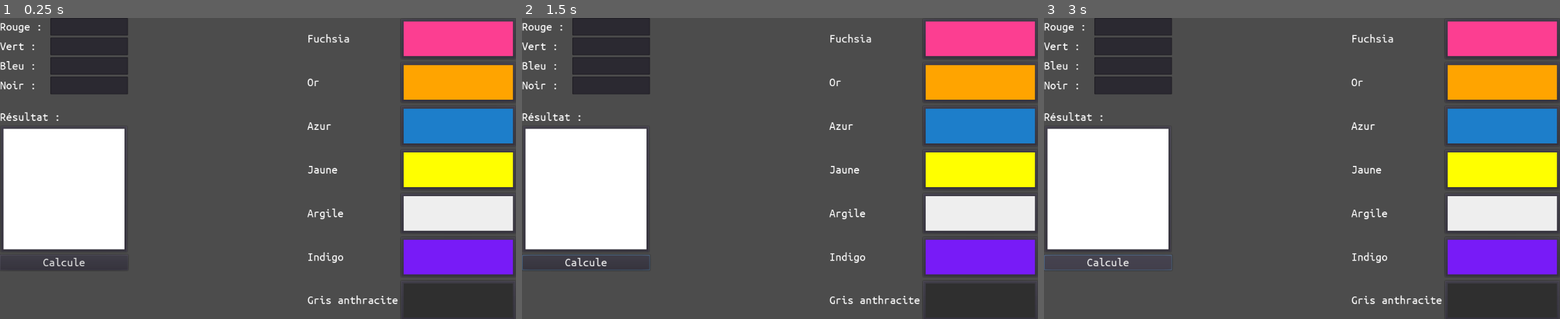
Above: before the commit, frames 1-3 (left to right).
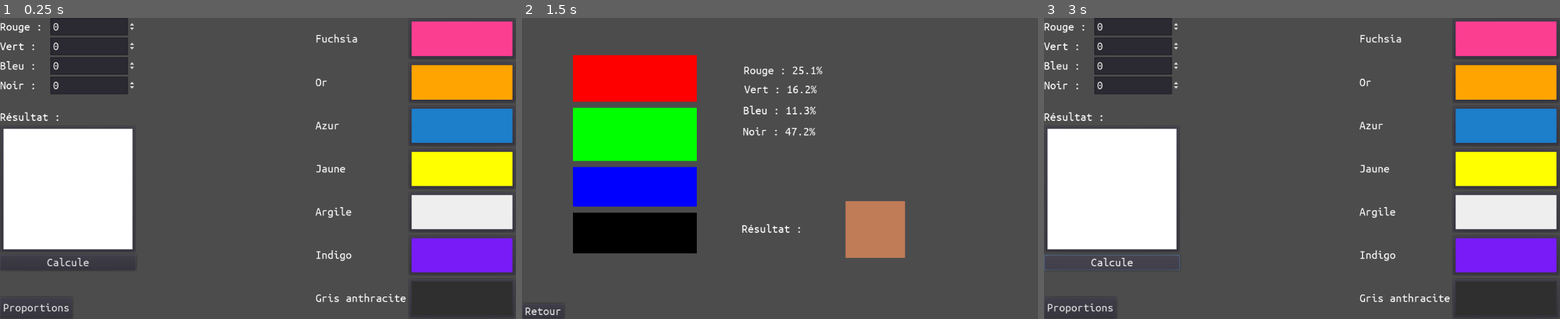
Above: after the commit, the same moments.

Repository: EnseignantGolfouse/Melange-de-couleurs
Game: Godot game, scene res://Main.tscn
The game is run twice, just before and just after one commit, with the same random seed, the same clock (stepped at 60 frames per second) and the same inputs.
Inputs (mouse positions are in pixels of both pictures, inside the frame that each line leads up to):
- Up to frame 1 (0.25 s): no input
- Up to frame 2 (1.5 s): click "Calcule" at 0.5 s; click (558, 306) at 1.25 s, where only the run after the commit has a clickable "Proportions"
- Up to frame 3 (3 s): click (1064, 309) at 2 s, where only the run after the commit has a clickable "Retour"; click "Calcule" at 2.75 s

The runs differ from the first frame. In frame 1, 4.1% of the frame differs, in the area x 0-100%, y 1-100%; in frame 2, 42%, in the area x 0-100%, y 0-100%; in frame 3, 4.1%.

Commit message:
Bassine de mélange proportionnée

Diff:
--- a/GridContainer.gd
+++ b/GridContainer.gd
@@ -1,15 +1,13 @@
 extends VBoxContainer
 
 func _on_Button_pressed():
-	var black: float = float($ColorSelection/InputBlack.text)
-	var red: float = float($ColorSelection/InputRed.text)
-	var green: float = float($ColorSelection/InputGreen.text)
-	var blue: float = float($ColorSelection/InputBlue.text)
+	var black: float = $ColorSelection/InputBlack.value
+	var red: float = $ColorSelection/InputRed.value
+	var green: float = $ColorSelection/InputGreen.value
+	var blue: float = $ColorSelection/InputBlue.value
 	var total: float = black + red + green + blue
 	if total != 0.0:
 		red *= 3/total
 		green *= 3/total
 		blue *= 3/total
-		print("red = ", red, ", green = ", green, ", blue = ", blue)
-
 		$ColorContainer/Color.color = Color(red, green, blue, 1.0)
--- /dev/null
+++ b/Main.gd
@@ -0,0 +1,5 @@
+extends Node
+
+
+func _on_ChangeToProportions_pressed():
+	get_tree().change_scene("res://Proportions/Proportions.tscn")
--- a/Main.tscn
+++ b/Main.tscn
@@ -1,6 +1,7 @@
-[gd_scene load_steps=4 format=2]
+[gd_scene load_steps=8 format=2]
 
 [ext_resource path="res://GridContainer.gd" type="Script" id=1]
+[ext_resource path="res://Main.gd" type="Script" id=2]
 
 [sub_resource type="DynamicFontData" id=1]
 font_path = "res://assets/fonts/UbuntuMono_Nerd_Font_Regular.ttf"
@@ -9,24 +10,33 @@
 size = 24
 font_data = SubResource( 1 )
 
-[node name="Main" type="Node2D"]
+[sub_resource type="DynamicFontData" id=3]
+font_path = "res://assets/fonts/UbuntuMono_Nerd_Font_Regular.ttf"
+
+[sub_resource type="DynamicFont" id=4]
+size = 24
+font_data = SubResource( 3 )
+
+[sub_resource type="Theme" id=5]
+default_font = SubResource( 4 )
+
+[node name="Main" type="Node"]
+script = ExtResource( 2 )
 
 [node name="HSplitContainer" type="HBoxContainer" parent="."]
 anchor_right = 1.0
 anchor_bottom = 1.0
-margin_right = 1025.0
-margin_bottom = 604.0
 __meta__ = {
 "_edit_use_anchors_": false
 }
 
 [node name="VBoxContainer" type="VBoxContainer" parent="HSplitContainer"]
-margin_right = 254.0
-margin_bottom = 604.0
+margin_right = 270.0
+margin_bottom = 600.0
 script = ExtResource( 1 )
 
 [node name="ColorSelection" type="GridContainer" parent="HSplitContainer/VBoxContainer"]
-margin_right = 254.0
+margin_right = 270.0
 margin_bottom = 152.0
 columns = 2
 
@@ -37,12 +47,12 @@
 custom_fonts/font = SubResource( 2 )
 text = "Rouge : "
 
-[node name="InputRed" type="LineEdit" parent="HSplitContainer/VBoxContainer/ColorSelection"]
+[node name="InputRed" type="SpinBox" parent="HSplitContainer/VBoxContainer/ColorSelection"]
 margin_left = 100.0
-margin_right = 254.0
+margin_right = 270.0
 margin_bottom = 35.0
-rect_pivot_offset = Vector2( -5.83508, -4.01366 )
-custom_fonts/font = SubResource( 2 )
+theme = SubResource( 5 )
+max_value = 1000.0
 __meta__ = {
 "_edit_use_anchors_": false
 }
@@ -54,13 +64,13 @@
 custom_fonts/font = SubResource( 2 )
 text = "Vert : "
 
-[node name="InputGreen" type="LineEdit" parent="HSplitContainer/VBoxContainer/ColorSelection"]
+[node name="InputGreen" type="SpinBox" parent="HSplitContainer/VBoxContainer/ColorSelection"]
 margin_left = 100.0
 margin_top = 39.0
-margin_right = 254.0
+margin_right = 270.0
 margin_bottom = 74.0
-rect_pivot_offset = Vector2( -4.7126, -4.01369 )
-custom_fonts/font = SubResource( 2 )
+theme = SubResource( 5 )
+max_value = 1000.0
 __meta__ = {
 "_edit_use_anchors_": false
 }
@@ -75,13 +85,13 @@
 "_edit_use_anchors_": false
 }
 
-[node name="InputBlue" type="LineEdit" parent="HSplitContainer/VBoxContainer/ColorSelection"]
+[node name="InputBlue" type="SpinBox" parent="HSplitContainer/VBoxContainer/ColorSelection"]
 margin_left = 100.0
 margin_top = 78.0
-margin_right = 254.0
+margin_right = 270.0
 margin_bottom = 113.0
-rect_pivot_offset = Vector2( -4.71265, -6.25859 )
-custom_fonts/font = SubResource( 2 )
+theme = SubResource( 5 )
+max_value = 1000.0
 __meta__ = {
 "_edit_use_anchors_": false
 }
@@ -93,22 +103,23 @@
 custom_fonts/font = SubResource( 2 )
 text = "Noir : "
 
-[node name="InputBlack" type="LineEdit" parent="HSplitContainer/VBoxContainer/ColorSelection"]
+[node name="InputBlack" type="SpinBox" parent="HSplitContainer/VBoxContainer/ColorSelection"]
 margin_left = 100.0
 margin_top = 117.0
-margin_right = 254.0
+margin_right = 270.0
 margin_bottom = 152.0
-custom_fonts/font = SubResource( 2 )
+theme = SubResource( 5 )
+max_value = 1000.0
 
 [node name="Separator" type="Label" parent="HSplitContainer/VBoxContainer"]
 margin_top = 156.0
-margin_right = 254.0
+margin_right = 270.0
 margin_bottom = 181.0
 custom_fonts/font = SubResource( 2 )
 
 [node name="ResultatLabel" type="Label" parent="HSplitContainer/VBoxContainer"]
 margin_top = 185.0
-margin_right = 254.0
+margin_right = 270.0
 margin_bottom = 210.0
 custom_fonts/font = SubResource( 2 )
 text = "Résultat :"
@@ -118,14 +129,14 @@
 
 [node name="ColorContainer" type="PanelContainer" parent="HSplitContainer/VBoxContainer"]
 margin_top = 214.0
-margin_right = 254.0
+margin_right = 270.0
 margin_bottom = 468.0
 rect_min_size = Vector2( 254, 254 )
 
 [node name="Color" type="ColorRect" parent="HSplitContainer/VBoxContainer/ColorContainer"]
 margin_left = 7.0
 margin_top = 7.0
-margin_right = 247.0
+margin_right = 263.0
 margin_bottom = 247.0
 __meta__ = {
 "_edit_use_anchors_": false
@@ -133,7 +144,7 @@
 
 [node name="Button" type="Button" parent="HSplitContainer/VBoxContainer"]
 margin_top = 472.0
-margin_right = 254.0
+margin_right = 270.0
 margin_bottom = 503.0
 custom_fonts/font = SubResource( 2 )
 text = "Calcule"
@@ -142,17 +153,17 @@
 }
 
 [node name="Separator" type="Label" parent="HSplitContainer"]
-margin_left = 258.0
-margin_top = 289.0
-margin_right = 606.0
-margin_bottom = 314.0
+margin_left = 274.0
+margin_top = 287.0
+margin_right = 622.0
+margin_bottom = 312.0
 custom_fonts/font = SubResource( 2 )
 text = "                             "
 
 [node name="ColorsPreset" type="GridContainer" parent="HSplitContainer"]
-margin_left = 610.0
-margin_right = 1120.0
-margin_bottom = 604.0
+margin_left = 626.0
+margin_right = 1024.0
+margin_bottom = 600.0
 size_flags_horizontal = 3
 columns = 2
 
@@ -168,7 +179,7 @@
 
 [node name="PanelFuchsia" type="PanelContainer" parent="HSplitContainer/ColorsPreset"]
 margin_left = 184.0
-margin_right = 510.0
+margin_right = 398.0
 margin_bottom = 82.0
 size_flags_horizontal = 3
 size_flags_vertical = 3
@@ -176,7 +187,7 @@
 [node name="Color" type="ColorRect" parent="HSplitContainer/ColorsPreset/PanelFuchsia"]
 margin_left = 7.0
 margin_top = 7.0
-margin_right = 319.0
+margin_right = 207.0
 margin_bottom = 75.0
 color = Color( 0.992157, 0.247059, 0.572549, 1 )
 __meta__ = {
@@ -193,7 +204,7 @@
 [node name="PanelGold" type="PanelContainer" parent="HSplitContainer/ColorsPreset"]
 margin_left = 184.0
 margin_top = 86.0
-margin_right = 510.0
+margin_right = 398.0
 margin_bottom = 168.0
 size_flags_horizontal = 3
 size_flags_vertical = 3
@@ -201,7 +212,7 @@
 [node name="Color" type="ColorRect" parent="HSplitContainer/ColorsPreset/PanelGold"]
 margin_left = 7.0
 margin_top = 7.0
-margin_right = 319.0
+margin_right = 207.0
 margin_bottom = 75.0
 color = Color( 1, 0.647059, 0, 1 )
 __meta__ = {
@@ -218,7 +229,7 @@
 [node name="PanelMagenta" type="PanelContainer" parent="HSplitContainer/ColorsPreset"]
 margin_left = 184.0
 margin_top = 172.0
-margin_right = 510.0
+margin_right = 398.0
 margin_bottom = 254.0
 size_flags_horizontal = 3
 size_flags_vertical = 3
@@ -226,7 +237,7 @@
 [node name="Color" type="ColorRect" parent="HSplitContainer/ColorsPreset/PanelMagenta"]
 margin_left = 7.0
 margin_top = 7.0
-margin_right = 319.0
+margin_right = 207.0
 margin_bottom = 75.0
 color = Color( 0.117647, 0.498039, 0.796078, 1 )
 __meta__ = {
@@ -246,7 +257,7 @@
 [node name="PanelYellow" type="PanelContainer" parent="HSplitContainer/ColorsPreset"]
 margin_left = 184.0
 margin_top = 258.0
-margin_right = 510.0
+margin_right = 398.0
 margin_bottom = 340.0
 size_flags_horizontal = 3
 size_flags_vertical = 3
@@ -254,7 +265,7 @@
 [node name="Color" type="ColorRect" parent="HSplitContainer/ColorsPreset/PanelYellow"]
 margin_left = 7.0
 margin_top = 7.0
-margin_right = 319.0
+margin_right = 207.0
 margin_bottom = 75.0
 color = Color( 1, 1, 0, 1 )
 __meta__ = {
@@ -274,7 +285,7 @@
 [node name="PanelArgile" type="PanelContainer" parent="HSplitContainer/ColorsPreset"]
 margin_left = 184.0
 margin_top = 344.0
-margin_right = 510.0
+margin_right = 398.0
 margin_bottom = 426.0
 size_flags_horizontal = 3
 size_flags_vertical = 3
@@ -282,7 +293,7 @@
 [node name="Color" type="ColorRect" parent="HSplitContainer/ColorsPreset/PanelArgile"]
 margin_left = 7.0
 margin_top = 7.0
-margin_right = 319.0
+margin_right = 207.0
 margin_bottom = 75.0
 color = Color( 0.937255, 0.937255, 0.937255, 1 )
 __meta__ = {
@@ -302,7 +313,7 @@
 [node name="PanelIndigo" type="PanelContainer" parent="HSplitContainer/ColorsPreset"]
 margin_left = 184.0
 margin_top = 430.0
-margin_right = 510.0
+margin_right = 398.0
 margin_bottom = 512.0
 size_flags_horizontal = 3
 size_flags_vertical = 3
@@ -310,7 +321,7 @@
 [node name="Color" type="ColorRect" parent="HSplitContainer/ColorsPreset/PanelIndigo"]
 margin_left = 7.0
 margin_top = 7.0
-margin_right = 319.0
+margin_right = 207.0
 margin_bottom = 75.0
 color = Color( 0.47451, 0.109804, 0.972549, 1 )
 __meta__ = {
@@ -330,7 +341,7 @@
 [node name="PanelBlack" type="PanelContainer" parent="HSplitContainer/ColorsPreset"]
 margin_left = 184.0
 margin_top = 516.0
-margin_right = 510.0
+margin_right = 398.0
 margin_bottom = 598.0
 size_flags_horizontal = 3
 size_flags_vertical = 3
@@ -338,11 +349,23 @@
 [node name="Color" type="ColorRect" parent="HSplitContainer/ColorsPreset/PanelBlack"]
 margin_left = 7.0
 margin_top = 7.0
-margin_right = 319.0
+margin_right = 207.0
 margin_bottom = 75.0
 color = Color( 0.188235, 0.188235, 0.188235, 1 )
 __meta__ = {
 "_edit_use_anchors_": false
 }
 
+[node name="ChangeToProportions" type="Button" parent="."]
+anchor_top = 1.0
+anchor_bottom = 1.0
+margin_top = -44.0
+margin_right = 144.0
+custom_fonts/font = SubResource( 2 )
+text = "Proportions"
+__meta__ = {
+"_edit_use_anchors_": false
+}
+
 [connection signal="pressed" from="HSplitContainer/VBoxContainer/Button" to="HSplitContainer/VBoxContainer" method="_on_Button_pressed"]
+[connection signal="pressed" from="ChangeToProportions" to="." method="_on_ChangeToProportions_pressed"]
--- /dev/null
+++ b/Proportions/Proportions.gd
@@ -0,0 +1,59 @@
+extends Node
+
+
+var red_percent: float = 0.5
+var green_percent: float = 0.25
+var blue_percent: float = 0.125
+var black_percent: float = 0.125
+
+
+func _ready():
+	$Silo1.split_offset = - $Silo1.rect_size.y / 4
+	$Silo1/Silo2.split_offset = - $Silo1/Silo2.rect_size.y / 6
+	$Silo1/Silo2/Silo3.split_offset = 0
+	self.recalculate()
+	self.update_labels()
+
+func _on_ChangeToMain_pressed():
+	get_tree().change_scene("res://Main.tscn")
+
+
+func recalculate():
+	var total: float = $Silo1.rect_size.y
+	var offset1: float = clamp(
+		$Silo1.split_offset + $Silo1.rect_size.y / 2,
+		0.0,
+		$Silo1.rect_size.y)
+	var offset2: float = clamp(
+		offset1 + $Silo1/Silo2.split_offset + $Silo1/Silo2.rect_size.y / 2,
+		offset1,
+		$Silo1.rect_size.y)
+	var offset3: float = clamp(
+		offset2 + $Silo1/Silo2/Silo3.split_offset + $Silo1/Silo2/Silo3.rect_size.y / 2,
+		offset2,
+		$Silo1.rect_size.y)
+	self.red_percent = offset1 / total
+	self.green_percent = (offset2 - offset1) / total
+	self.blue_percent = (offset3 - offset2) / total
+	self.black_percent = 1.0 - (self.red_percent + self.green_percent + self.blue_percent)
+
+	$ColorResult.color = Color(self.red_percent*3, self.green_percent*3, self.blue_percent*3, 1.0)
+
+func update_labels():
+	$RedQuantity.text = "Rouge : " + str(floor(self.red_percent * 1000) / 10) + "%"
+	$GreenQuantity.text = "Vert : " + str(floor(self.green_percent * 1000) / 10) + "%"
+	$BlueQuantity.text = "Bleu : " + str(floor(self.blue_percent * 1000) / 10) + "%"
+	$BlackQuantity.text = "Noir : " + str(floor(self.black_percent * 1000) / 10) + "%"
+
+
+func _on_Silo1_dragged(offset: int):
+	self.recalculate()
+	self.update_labels()
+
+func _on_Silo2_dragged(offset: int):
+	self.recalculate()
+	self.update_labels()
+
+func _on_Silo3_dragged(offset: int):
+	self.recalculate()
+	self.update_labels()
--- /dev/null
+++ b/Proportions/Proportions.tscn
@@ -0,0 +1,143 @@
+[gd_scene load_steps=4 format=2]
+
+[ext_resource path="res://Proportions/Proportions.gd" type="Script" id=1]
+
+[sub_resource type="DynamicFontData" id=1]
+font_path = "res://assets/fonts/UbuntuMono_Nerd_Font_Regular.ttf"
+
+[sub_resource type="DynamicFont" id=2]
+size = 24
+font_data = SubResource( 1 )
+
+[node name="Proportions" type="Node"]
+script = ExtResource( 1 )
+
+[node name="Silo1" type="VSplitContainer" parent="."]
+margin_left = 100.86
+margin_top = 73.8101
+margin_right = 346.86
+margin_bottom = 468.81
+__meta__ = {
+"_edit_group_": true,
+"_edit_use_anchors_": false
+}
+
+[node name="Red" type="ColorRect" parent="Silo1"]
+margin_right = 246.0
+margin_bottom = 191.0
+size_flags_vertical = 3
+color = Color( 1, 0, 0, 1 )
+
+[node name="Silo2" type="VSplitContainer" parent="Silo1"]
+margin_top = 203.0
+margin_right = 246.0
+margin_bottom = 395.0
+size_flags_vertical = 3
+
+[node name="Green" type="ColorRect" parent="Silo1/Silo2"]
+margin_right = 246.0
+margin_bottom = 90.0
+size_flags_vertical = 3
+color = Color( 0, 1, 0, 1 )
+__meta__ = {
+"_edit_use_anchors_": false
+}
+
+[node name="Silo3" type="VSplitContainer" parent="Silo1/Silo2"]
+margin_top = 102.0
+margin_right = 246.0
+margin_bottom = 192.0
+size_flags_vertical = 3
+
+[node name="Blue" type="ColorRect" parent="Silo1/Silo2/Silo3"]
+margin_right = 246.0
+margin_bottom = 39.0
+size_flags_vertical = 3
+color = Color( 0, 0, 1, 1 )
+
+[node name="Black" type="ColorRect" parent="Silo1/Silo2/Silo3"]
+margin_top = 51.0
+margin_right = 246.0
+margin_bottom = 90.0
+size_flags_vertical = 3
+color = Color( 0, 0, 0, 1 )
+
+[node name="ChangeToMain" type="Button" parent="."]
+anchor_top = 1.0
+anchor_bottom = 1.0
+margin_top = -31.0
+margin_right = 84.0
+custom_fonts/font = SubResource( 2 )
+text = "Retour"
+__meta__ = {
+"_edit_use_anchors_": false
+}
+
+[node name="RedQuantity" type="Label" parent="."]
+margin_left = 440.007
+margin_top = 91.5689
+margin_right = 524.007
+margin_bottom = 116.569
+custom_fonts/font = SubResource( 2 )
+text = "Rouge :"
+__meta__ = {
+"_edit_use_anchors_": false
+}
+
+[node name="GreenQuantity" type="Label" parent="."]
+margin_left = 441.196
+margin_top = 129.624
+margin_right = 513.196
+margin_bottom = 154.624
+custom_fonts/font = SubResource( 2 )
+text = "Vert :"
+__meta__ = {
+"_edit_use_anchors_": false
+}
+
+[node name="BlueQuantity" type="Label" parent="."]
+margin_left = 438.817
+margin_top = 172.435
+margin_right = 510.817
+margin_bottom = 197.435
+custom_fonts/font = SubResource( 2 )
+text = "Bleu :"
+__meta__ = {
+"_edit_use_anchors_": false
+}
+
+[node name="BlackQuantity" type="Label" parent="."]
+margin_left = 437.628
+margin_top = 214.057
+margin_right = 509.628
+margin_bottom = 239.057
+custom_fonts/font = SubResource( 2 )
+text = "Noir :"
+__meta__ = {
+"_edit_use_anchors_": false
+}
+
+[node name="Label" type="Label" parent="."]
+margin_left = 436.439
+margin_top = 407.898
+margin_right = 556.439
+margin_bottom = 432.898
+custom_fonts/font = SubResource( 2 )
+text = "Résultat :"
+__meta__ = {
+"_edit_use_anchors_": false
+}
+
+[node name="ColorResult" type="ColorRect" parent="."]
+margin_left = 642.172
+margin_top = 365.087
+margin_right = 760.172
+margin_bottom = 478.087
+__meta__ = {
+"_edit_use_anchors_": false
+}
+
+[connection signal="dragged" from="Silo1" to="." method="_on_Silo1_dragged"]
+[connection signal="dragged" from="Silo1/Silo2" to="." method="_on_Silo2_dragged"]
+[connection signal="dragged" from="Silo1/Silo2/Silo3" to="." method="_on_Silo3_dragged"]
+[connection signal="pressed" from="ChangeToMain" to="." method="_on_ChangeToMain_pressed"]
Not shown, changed: export_presets.cfg
